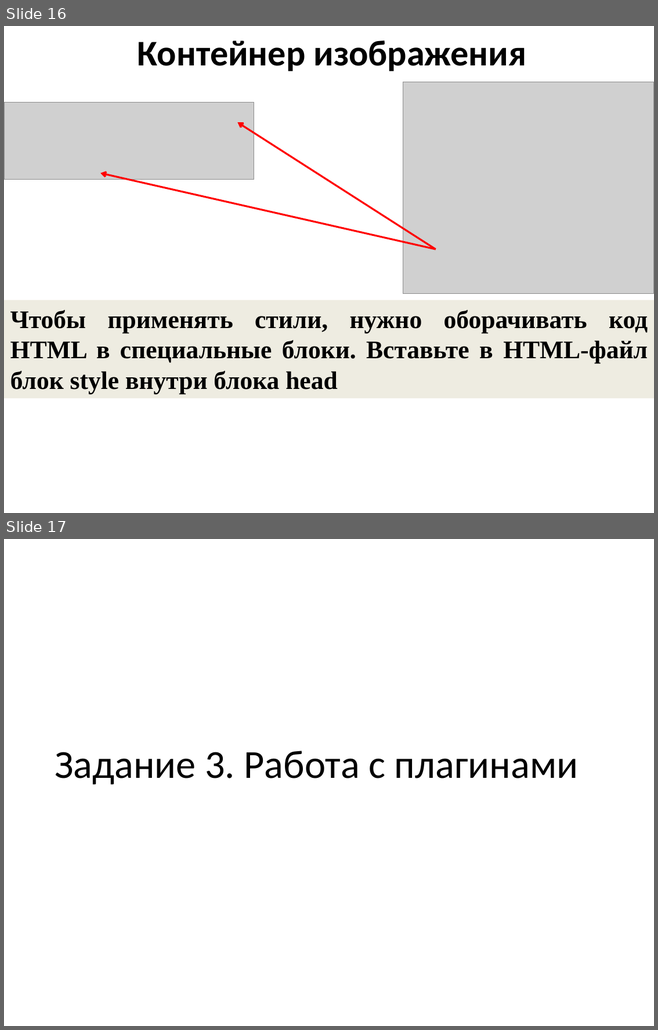
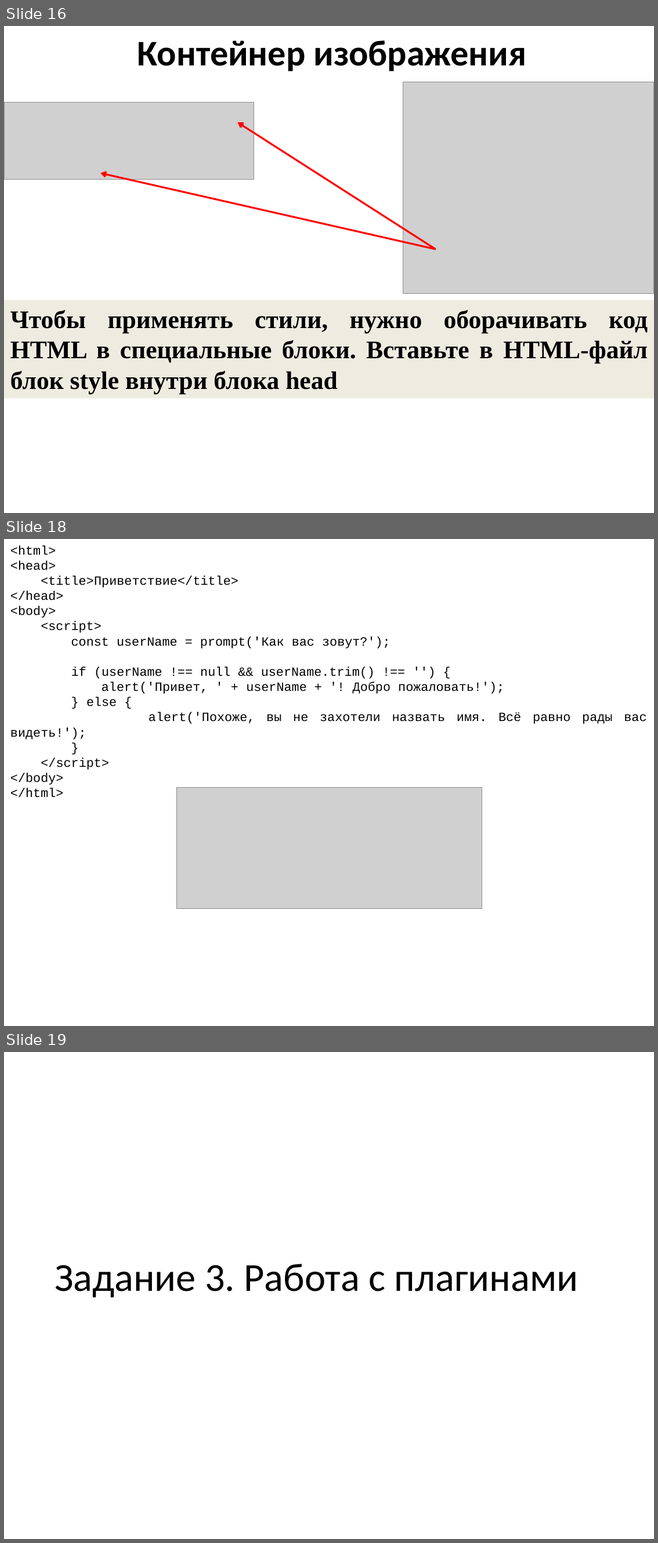
Before and after one commit to mbdatateach/site, a slide deck: сайт/практики/2 JavaScript для сайтов.pptx. Shown one above the other, each under a label of ours: slides 16 and 17 before the commit, slides 16, 18 and 19 after it; the slides between them are not shown. The pictures are 658x1030 and 658x1543 pixels, drawn with LibreOffice and Linux fonts; fonts in the diff are those of the drawing; grey boxes stand for pictures. Boxes give left, top, right and bottom in pixels: in the first picture for what was removed or moved away, otherwise in the second. Text is boxed around its words. In the diff, an @@ line names an element or a change of style, - is before the commit and + after.

```diff
--- a/сайт/практики/2 JavaScript для сайтов.pptx
+++ b/сайт/практики/2 JavaScript для сайтов.pptx
@@ slide 18 added at box(4, 539, 654, 1026), background #FFFFFF @@
@@ text added at box(10, 545, 646, 798), 14 pt, text #000000 @@
+<html>
+<head>
+<title>Приветствие</title>
+</head>
+<body>
+<script>
+const userName = prompt('Как вас зовут?');
+if (userName !== null && userName.trim() !== '') {
+alert('Привет, ' + userName + '! Добро пожаловать!');
+} else {
+alert('Похоже, вы не захотели назвать имя. Всё равно рады вас видеть!');
+}
+</script>
+</body>
+</html>
@@ picture added at box(177, 788, 482, 908) @@
@@ what was slide 17 is now slide 19 @@
```
Also in this commit, not shown: 1 slide changed, 1 other slide added, 5 other files.
